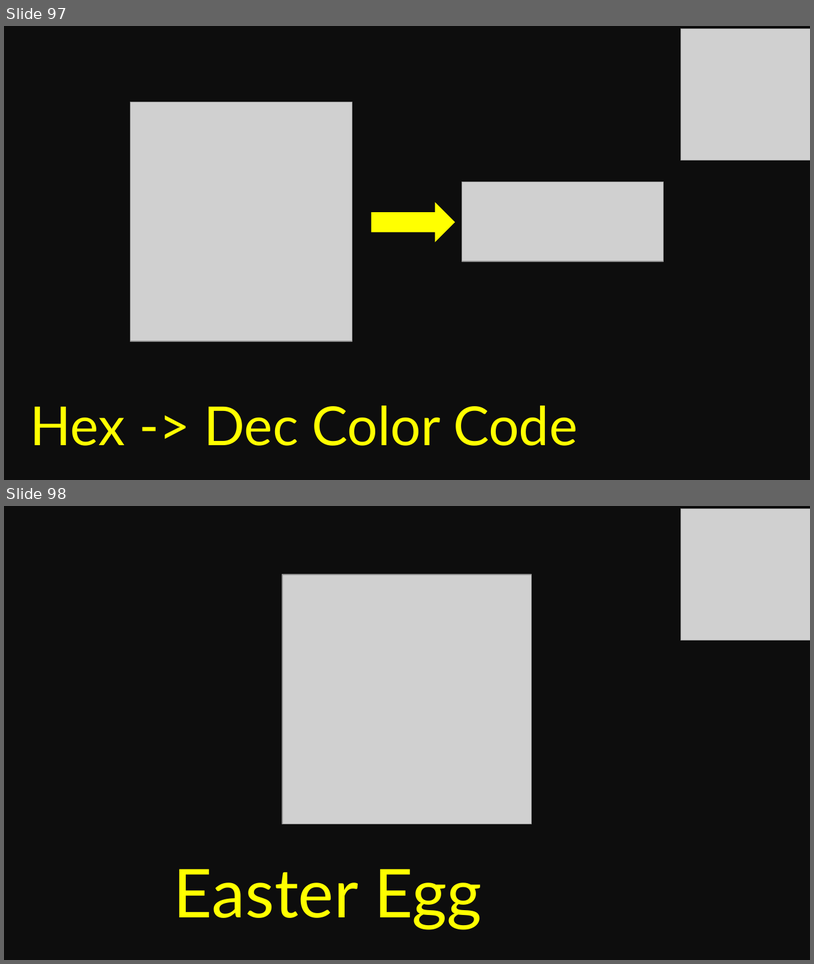
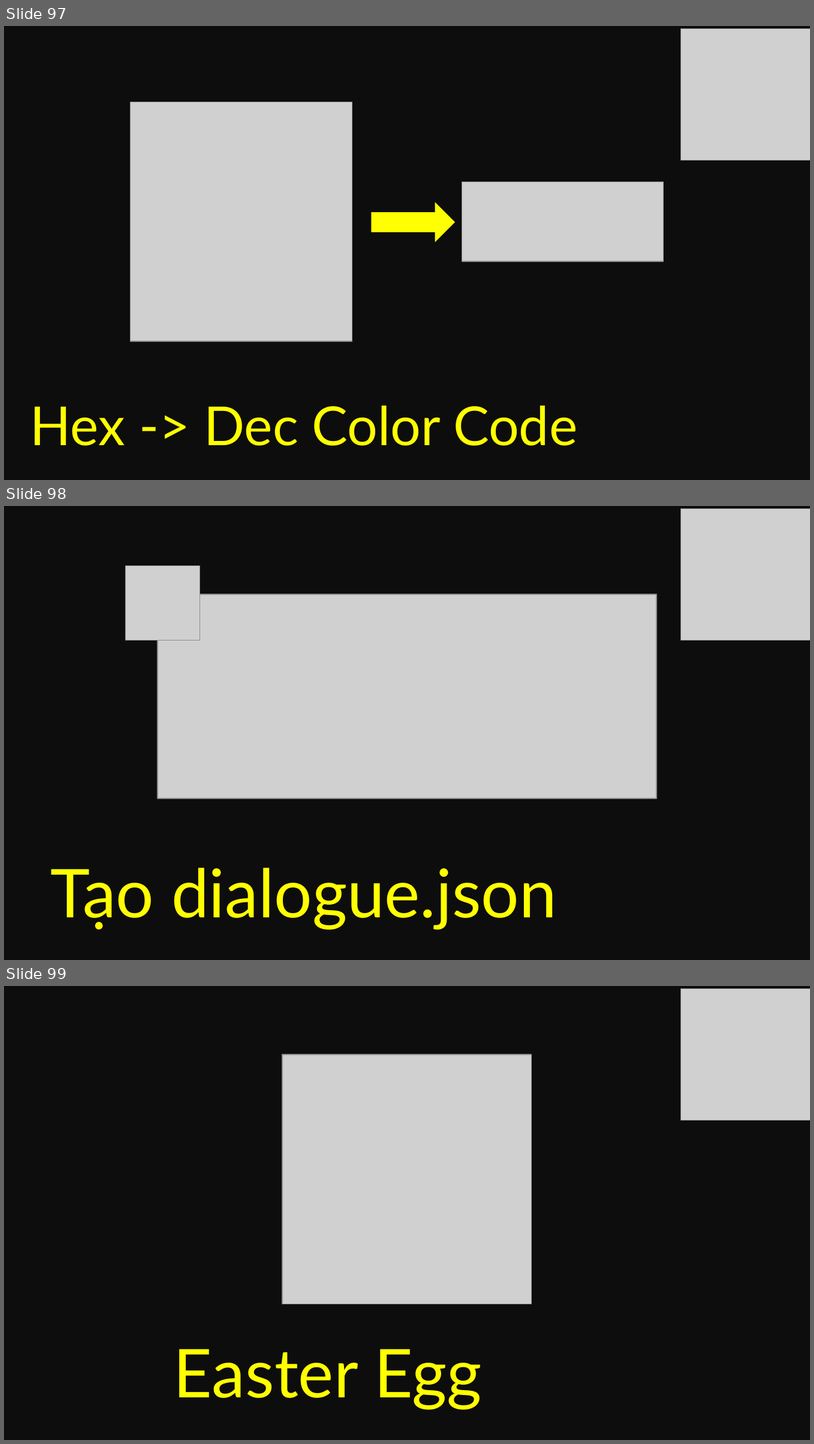
Before and after one commit to HgVN23/HgVN23.github.io, a slide deck: assets/media/thumbnail/template.pptx. Shown one above the other, each under a label of ours: slides 97 and 98 before the commit, slides 97, 98 and 99 after it. The pictures are 814x964 and 814x1444 pixels, drawn with LibreOffice and Linux fonts; fonts in the diff are those of the drawing; grey boxes stand for pictures. Boxes give left, top, right and bottom in pixels: in the first picture for what was removed or moved away, otherwise in the second. Text is boxed around its words. In the diff, an @@ line names an element or a change of style, - is before the commit and + after.

```diff
--- a/assets/media/thumbnail/template.pptx
+++ b/assets/media/thumbnail/template.pptx
@@ slide 98 added at [4,506,810,960], background #0D0D0D @@
@@ picture added at [681,508,810,640] @@
@@ picture added at [126,565,200,640] @@
@@ picture added at [157,595,656,799] @@
@@ text added at [51,867,557,929], 60 pt, text #FFFF00 @@
+Tạo dialogue.json
@@ what was slide 98 is now slide 99 @@
```
Also in this commit, not shown: 1 other file.
